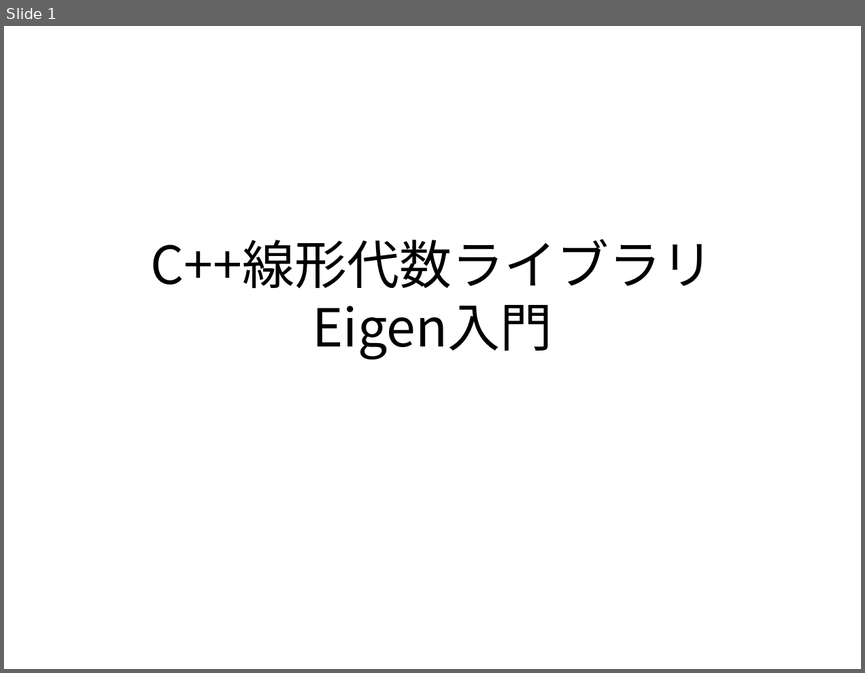
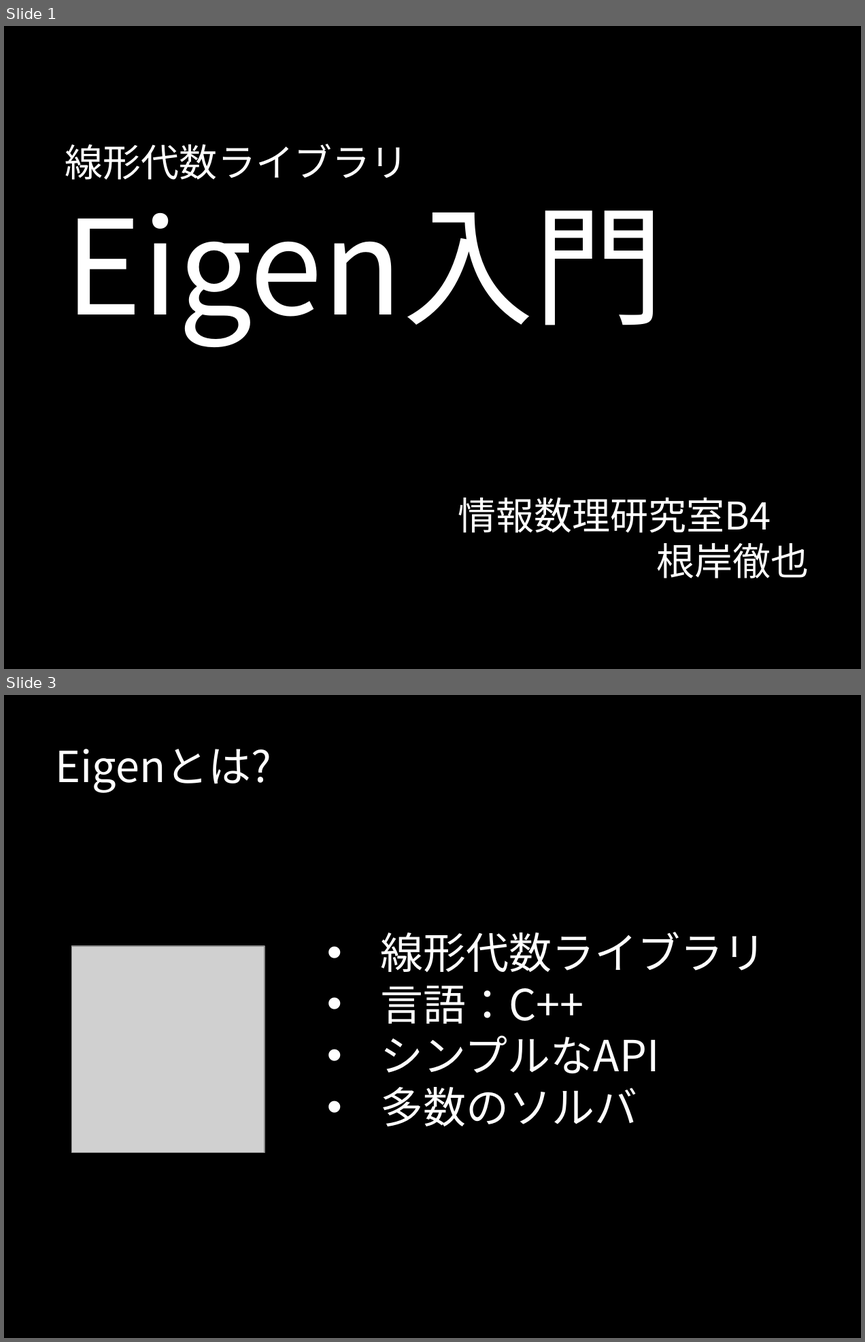
Before and after one commit to TetsuyaNegishi/Eigen_Seminar_2015_11_04, a slide deck: Eigen_Seminar_slide.pptx. Shown one above the other, each under a label of ours: slide 1 before the commit, slides 1 and 3 after it; the slides between them are not shown. The pictures are 865x673 and 865x1342 pixels, drawn with LibreOffice and Linux fonts; fonts in the diff are those of the drawing; grey boxes stand for pictures; background and template pictures are left out. Boxes give left, top, right and bottom in pixels: in the first picture for what was removed or moved away, otherwise in the second. Text is boxed around its words. In the diff, an @@ line names an element or a change of style, - is before the commit and + after.

```diff
--- a/Eigen_Seminar_slide.pptx
+++ b/Eigen_Seminar_slide.pptx
@@ slide 3 added at (x1=4, y1=695, x2=861, y2=1338), background picture (left out) @@
@@ text added at (x1=55, y1=749, x2=271, y2=792), 36 pt, text #FFFFFF @@
+Eigenとは?
@@ text added at (x1=381, y1=932, x2=766, y2=1126), 36 pt, text #FFFFFF @@
+• 線形代数ライブラリ
+• 言語：C++
+• シンプルなAPI
+• 多数のソルバ
@@ picture added at (x1=72, y1=946, x2=264, y2=1153) @@
@@ slide 1 changed as well @@
@@ background #FFFFFF to picture (left out) @@
@@ text "線形代数ライブラリ Eigen入門" at (x1=65, y1=144, x2=664, y2=347): vertical alignment middle to bottom @@
@@ text at (x1=65, y1=144, x2=664, y2=347): text changed; size 44 to 32 pt; text colour #000000 to #FFFFFF @@
-C++線形代数ライブラリ
-Eigen入門
+線形代数ライブラリ
+Eigen入門
@@ text added at (x1=458, y1=497, x2=808, y2=578), 32 pt, text #FFFFFF @@
+情報数理研究室B4
+根岸徹也
```
Also in this commit, not shown: 16 other slides added, 2 other files.
